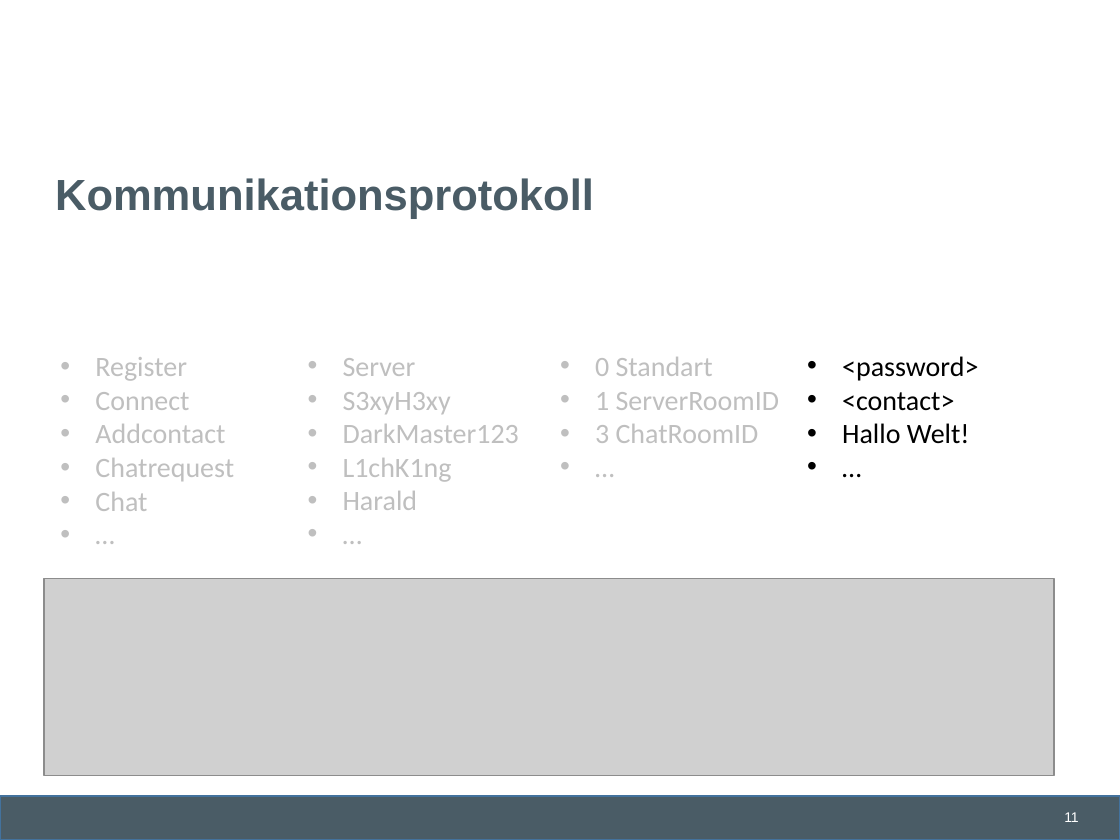
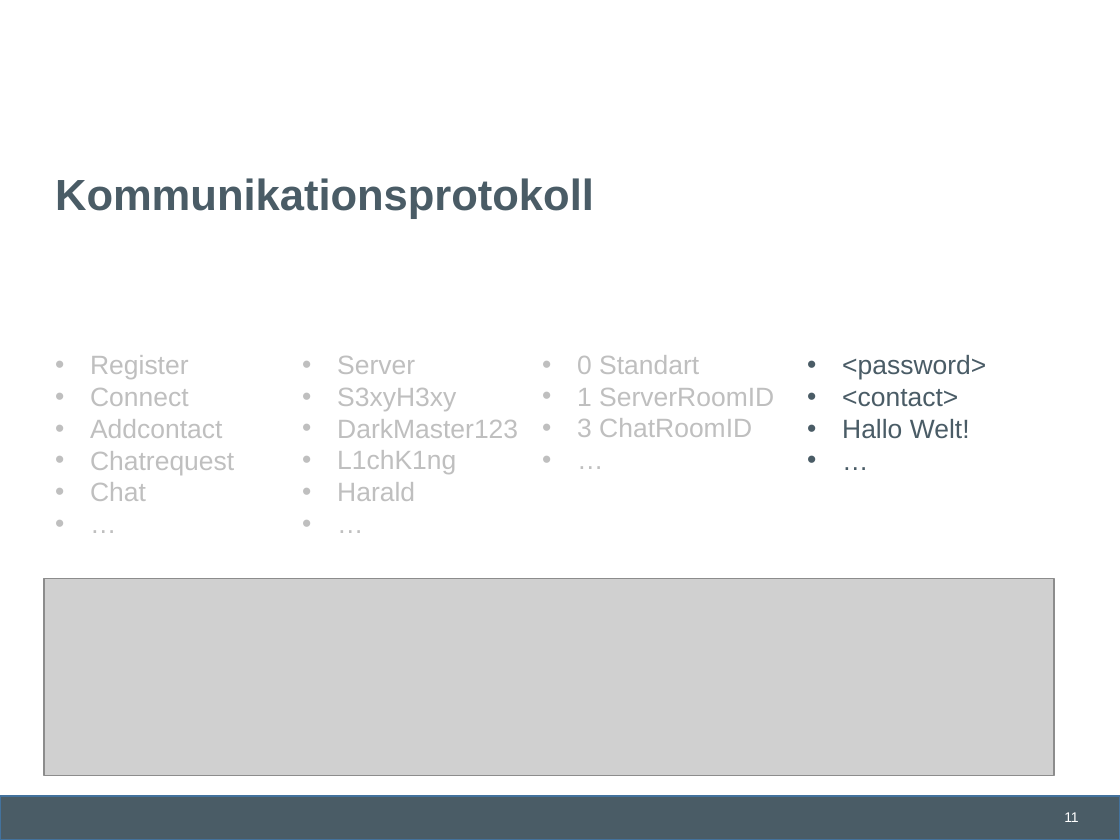
Before and after one commit to lschmischke/ADAChat, a slide deck: slide 11 of documentation/Ada Chat.pptx. Drawn at 1120x840 pixels with LibreOffice and Linux fonts; fonts in the diff are those of the drawing; grey boxes stand for pictures; background and template pictures are left out. Boxes give left, top, right and bottom in pixels: in the first picture for what was removed or moved away, otherwise in the second. Text is boxed around its words. In the diff, an @@ line names an element or a change of style, - is before the commit and + after.

```diff
--- a/documentation/Ada Chat.pptx
+++ b/documentation/Ada Chat.pptx
@@ size 18 to 17 pt, font Calibri to Arial in 3 elements at (337, 356, 518, 501), (90, 355, 234, 501), (577, 355, 774, 437) @@
@@ text "0 Standart": place and size @@
-text "0 Standart" at (595, 357, 780, 443)
+text "0 Standart" at (577, 355, 774, 437)
@@ text "<password>" at (842, 355, 986, 439): size 18 to 17 pt, font Calibri to Arial, text colour #000000 to #4A5C66 @@
```
Also in this commit, not shown: 21 other slides changed, 4 slides added, 1 slide removed.
